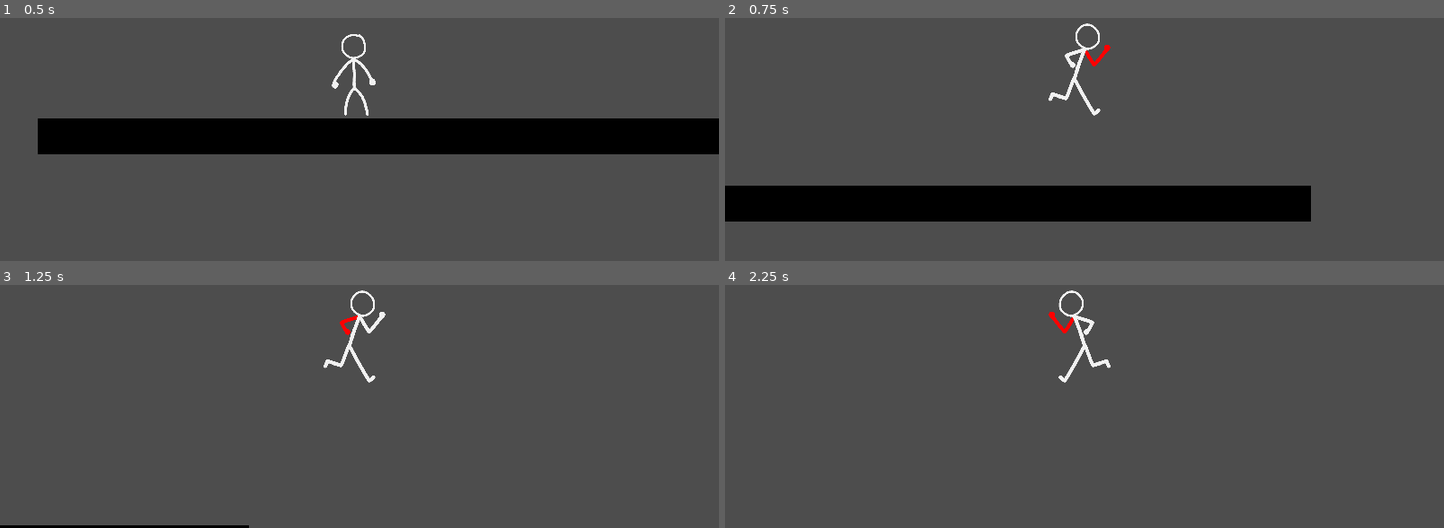
Above: before the commit, frames 1-4 (two rows, left to right).
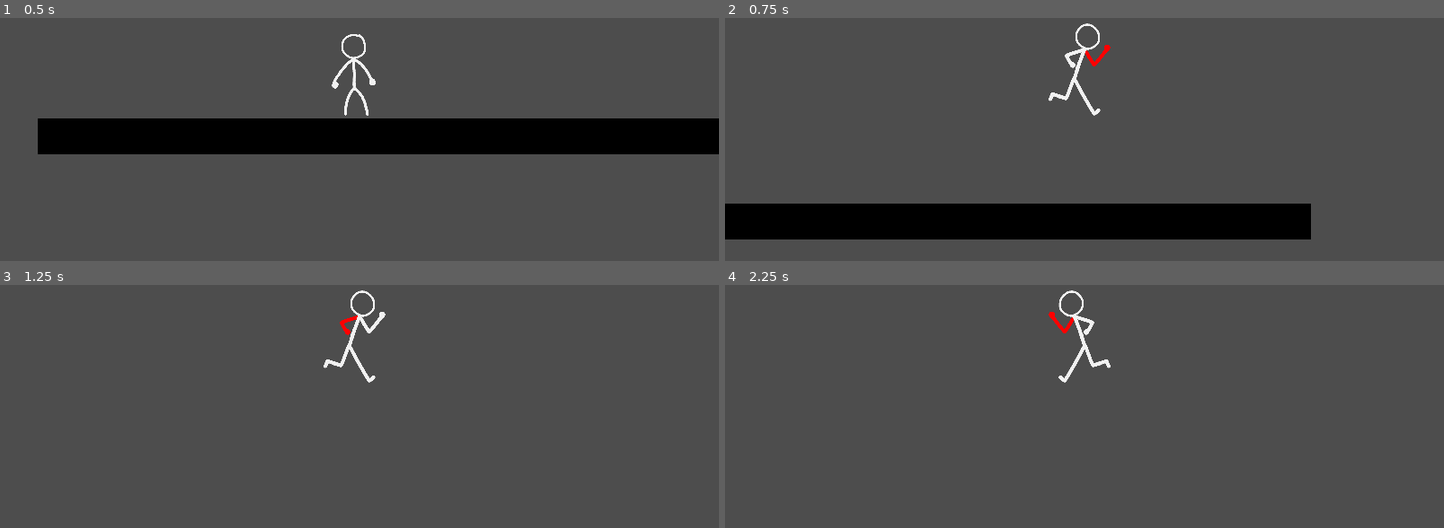
Above: after the commit, the same moments.

Repository: sidsenthilexe/baneful-duality
Game: Godot game, scene res://main/main.tscn
The game is run twice, just before and just after one commit, with the same random seed, the same clock (stepped at 60 frames per second) and the same inputs. The project has no main scene, so this scene is started directly.
Inputs:
- Up to frame 1 (0.5 s): no input
- Up to frame 2 (0.75 s): hold Right (move_right) from 0.53 s (still down); tap Up (move_up) at 0.6 s
- Up to frame 3 (1.25 s): keep holding Right (move_right); tap Up (move_up) at 0.77, 1.07 s
- Up to frame 4 (2.25 s): tap Up (move_up) at 1.35, 1.52, 1.82, 2.1 s; release Right (move_right) at 2.03 s; hold Left (move_left) from 2.03 s (still down)

Frame 1 is identical in both runs. In frame 2, 12% of the frame differs, in the area x 0-82%, y 69-92%; in frame 3, 0.4%; in frame 4, less than 0.1%.

Commit message:
Update gravity

Diff:
--- a/baneful-duality/player/player.gd
+++ b/baneful-duality/player/player.gd
@@ -16,10 +16,10 @@
 
 	# Handle jump.
 	if Input.is_action_just_pressed("move_up") and is_on_floor():
-		velocity.y = 0.7 * JUMP_VELOCITY
+		velocity.y = 0.85 * JUMP_VELOCITY
 	if Input.is_action_just_pressed("move_up") and not is_on_floor() and double_jump_count == 0:
 		double_jump_count += 1
-		velocity.y = 0.7 * JUMP_VELOCITY
+		velocity.y = 0.85 * JUMP_VELOCITY
 
 
 	# Get the input direction and handle the movement/deceleration.
Not shown: 1 places in baneful-duality/main/main.tscn that only renumber resources
